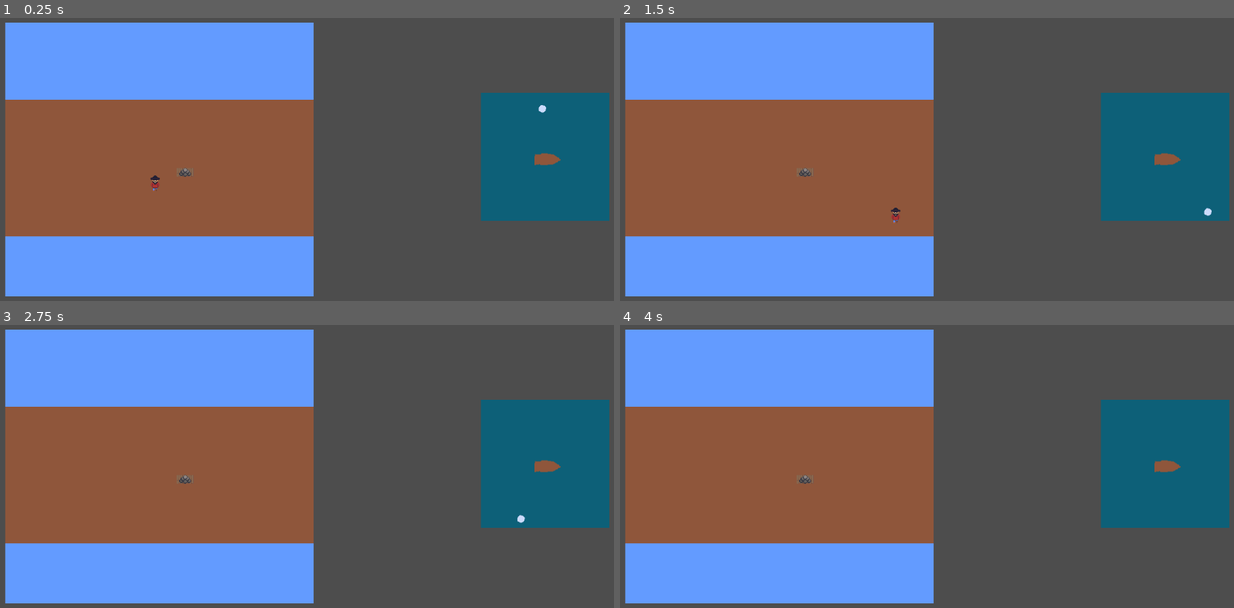
Above: before the commit, frames 1-4 (two rows, left to right).
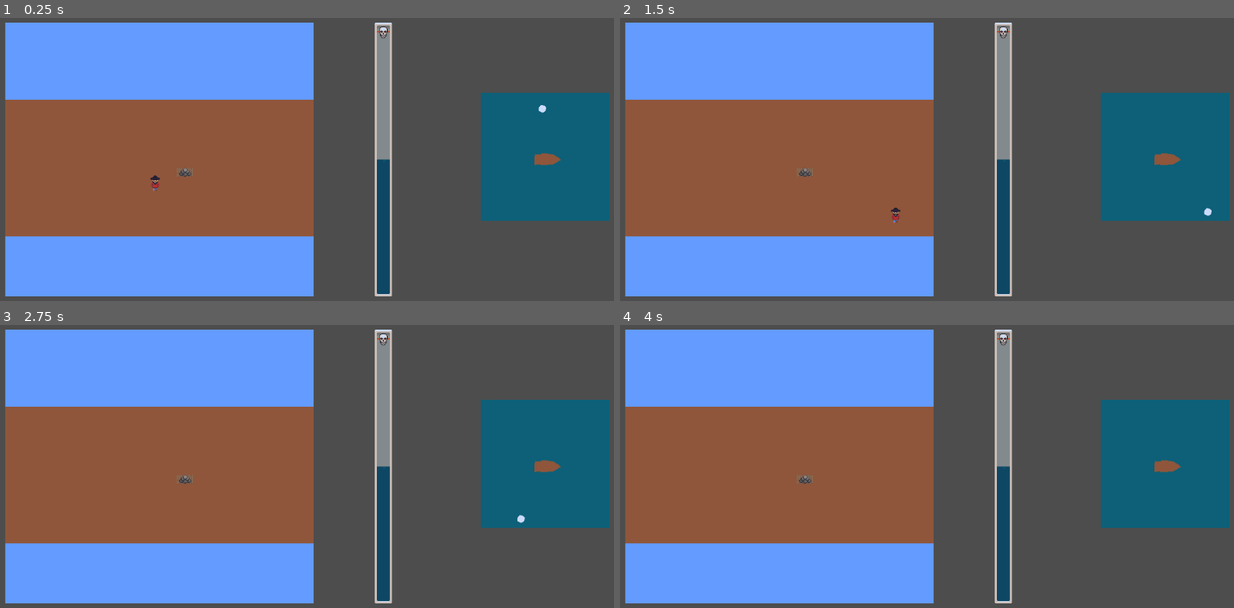
Above: after the commit, the same moments.

Repository: AndyVN2000/k-jam-2024
Game: Godot game, scene res://main.tscn
Two runs of this game, one before a commit and one after it. Both use one fixed random seed, a clock stepped at 60 frames per second and the inputs below.
Inputs:
- Up to frame 1 (0.25 s): no input
- Up to frame 2 (1.5 s): hold D (move_right) 0.53-1.28 s; hold S (move_down) from 1.28 s (still down)
- Up to frame 3 (2.75 s): tap Enter at 2 s; release S (move_down) at 2.03 s; hold D (move_right) from 2.03 s (still down)
- Up to frame 4 (4 s): release D (move_right) at 2.78 s; hold W (move_up) 2.78-3.53 s; hold A (move_left) from 3.53 s (still down)

The runs differ from the first frame. In frame 1, 2.8% of the frame differs, in the area x 61-64%, y 1-99%; in frame 2, 2.8%; in frame 3, 2.8%; in frame 4, 2.8%.

Commit message:
Added ship health bar as child node to main node

Diff:
--- a/main.tscn
+++ b/main.tscn
@@ -1,9 +1,10 @@
-[gd_scene load_steps=6 format=3 uid="uid://beprj65unhksn"]
+[gd_scene load_steps=7 format=3 uid="uid://beprj65unhksn"]
 
 [ext_resource type="PackedScene" uid="uid://737aqfe5a0mp" path="res://left_viewport/ship_deck_view.tscn" id="1_mbetu"]
 [ext_resource type="Script" path="res://main.gd" id="1_y5gon"]
 [ext_resource type="PackedScene" uid="uid://bfxfddmw86v3l" path="res://right_viewport/sea_map.tscn" id="2_hucxx"]
 [ext_resource type="PackedScene" uid="uid://dqo13aryubtnr" path="res://right_viewport/rock.tscn" id="2_nik6d"]
+[ext_resource type="PackedScene" uid="uid://bsa6ivxirf03r" path="res://gui/ship_health.tscn" id="5_pwijg"]
 
 [sub_resource type="Curve2D" id="Curve2D_c74ci"]
 _data = {
@@ -28,4 +29,10 @@
 
 [node name="RockTimer" type="Timer" parent="."]
 
+[node name="ShipHealth" parent="." instance=ExtResource("5_pwijg")]
+offset_left = 704.0
+offset_top = 68.0
+offset_right = 736.0
+offset_bottom = 580.0
+
 [connection signal="timeout" from="RockTimer" to="." method="_on_rock_timer_timeout"]
